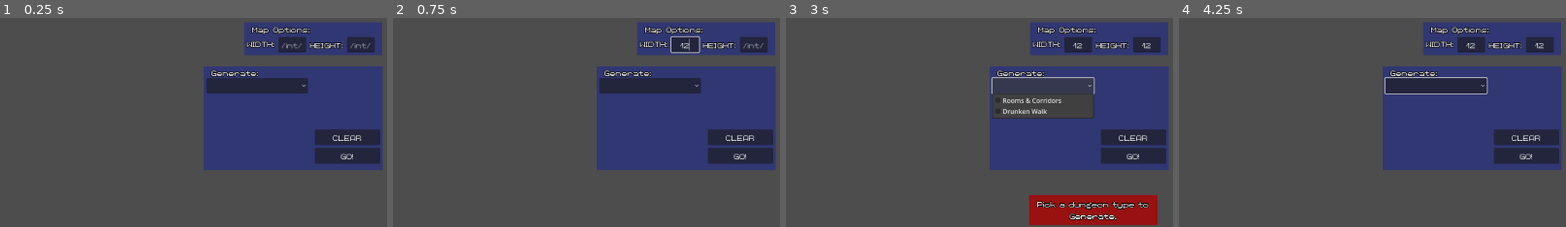
Above: before the commit, frames 1-4 (left to right).
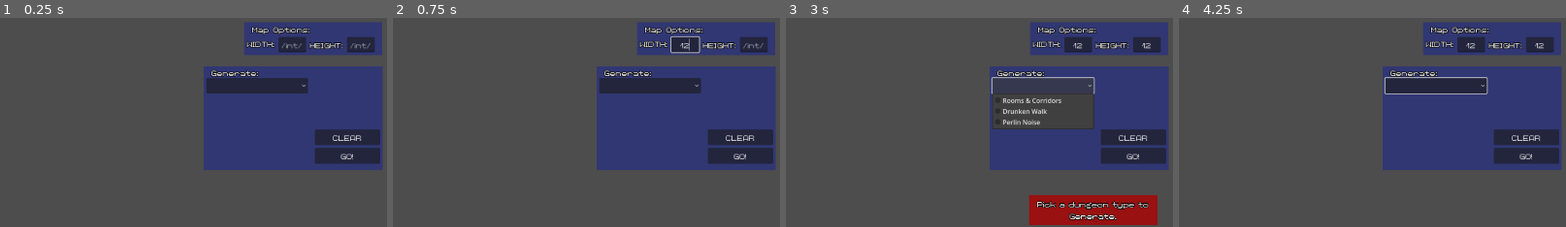
Above: after the commit, the same moments.

Repository: JPGFG/proc-gen
Game: Godot game, scene res://assets/scenes/game_map.tscn
Two runs of this game, one before a commit and one after it. Both use one fixed random seed, a clock stepped at 60 frames per second and the inputs below.
Inputs (mouse positions are % of the whole screen's width and height, from its top left):
- Up to frame 1 (0.25 s): no input
- Up to frame 2 (0.75 s): click (88, 7) at 0.52 s; type "12" at 0.6 s
- Up to frame 3 (3 s): click (97, 7) at 0.75 s; type "12" at 0.83 s; click "GO!" at 1.25 s; click "GO!" at 2 s; click (83, 17) at 2.75 s
- Up to frame 4 (4.25 s): tap X at 3.5 s; move the mouse to (72, 43) at 3.52 s; hold D (move_right) from 3.53 s (still down); hold Q (zoom_in) from 3.53 s (still down); click (72, 43) at 3.67 s
The pictures show only the part of the screen within x 50-100%, y 0-50%; the shares and areas given below are measured in that part.

The runs differ from the first frame. In frame 3, 1.3% of the frame differs, in the area x 53-80%, y 47-54%; in frame 4, nothing differs.

Commit message:
updates to cellular automata algorythm and implementation of perlin noise in UI

Diff:
--- a/assets/scenes/testing_scene.tscn
+++ b/assets/scenes/testing_scene.tscn
@@ -16,8 +16,8 @@
 
 [node name="Game" type="Node2D" node_paths=PackedStringArray("tileMap")]
 script = ExtResource("1_sqc05")
-width = 50
-height = 50
+width = 30
+height = 30
 tileMap = NodePath("TileMapLayer")
 
 [node name="TileMapLayer" type="TileMapLayer" parent="."]
--- a/assets/scenes/ui_overlay.tscn
+++ b/assets/scenes/ui_overlay.tscn
@@ -53,11 +53,13 @@
 offset_bottom = 66.0
 toggle_mode = false
 allow_reselect = true
-item_count = 2
+item_count = 3
 popup/item_0/text = "Rooms & Corridors"
 popup/item_0/id = 0
 popup/item_1/text = "Drunken Walk"
 popup/item_1/id = 1
+popup/item_2/text = "Perlin Noise"
+popup/item_2/id = 2
 
 [node name="GenerateButton" type="Button" parent="GenerationPanel"]
 layout_mode = 0
--- /dev/null
+++ b/scripts/dungeon-generators/CellularAutomataDungeonGenerator.gd
@@ -0,0 +1,80 @@
+class_name CellularAutomataDungeonGenerator
+extends DungeonGenerator
+
+
+# float values 0.0 - 1.0
+var place_threshold : float
+var survival_threshold: int
+var birth_threshold: int
+var desired_generations: int
+
+
+func _init(_game_map: GameMap, _place_threshold : float, _survival_threshold: int, _birth_threshold: int, _desired_generations : int):
+	gameMap = _game_map
+	place_threshold = _place_threshold
+	survival_threshold = _survival_threshold
+	birth_threshold = _birth_threshold
+	desired_generations = _desired_generations
+
+func genDungeon():
+
+	# World Setup
+	for x in range(1, gameMap.map_w - 1):
+		for y in range(1, gameMap.map_h - 1):
+			var placement_chance = randf_range(0, 1)
+			if placement_chance <= place_threshold:
+				gameMap.map[x][y] = FloorCell.new(x, y)
+			else:
+				gameMap.map[x][y] = WallCell.new(x, y)
+
+	# Begin Game of Life
+	for current_generation in range(desired_generations):
+		for x in range(1, gameMap.map_w - 1):
+			for y in range(1, gameMap.map_h - 1):
+				var live_neighbors = getLiveNeighbors(gameMap.map[x][y])
+				if gameMap.map[x][y] is FloorCell: # ALIVE
+					if live_neighbors <= survival_threshold:
+						gameMap.map[x][y] = WallCell.new(x, y)
+				else: # IF WALLCELL (DEAD)
+					if live_neighbors >= birth_threshold:
+						gameMap.map[x][y] = FloorCell.new(x, y)
+
+
+func getLiveNeighbors(_cell : MapCell) -> int:
+	var live_neighbors : int = 0
+	var pos = _cell.position
+	for i in range(1, 8):
+		match i:
+			1:
+				# UP
+				if (gameMap.map[pos.x][pos.y + -1] is FloorCell):
+					live_neighbors += 1
+			2:
+				# DOWN
+				if (gameMap.map[pos.x][pos.y + 1] is FloorCell):
+					live_neighbors += 1
+			3:
+				# LEFT
+				if (gameMap.map[pos.x - 1][pos.y] is FloorCell):
+					live_neighbors += 1
+			4:
+				# RIGHT
+				if (gameMap.map[pos.x + 1][pos.y] is FloorCell):
+					live_neighbors += 1
+			5:
+				# UP-RIGHT
+				if (gameMap.map[pos.x - 1][pos.y + 1] is FloorCell):
+					live_neighbors += 1
+			6:
+				# UP-LEFT
+				if (gameMap.map[pos.x -1][pos.y - 1] is FloorCell):
+					live_neighbors += 1
+			7:
+				# DOWN-LEFT
+				if (gameMap.map[pos.x - 1][pos.y + 1] is FloorCell):
+					live_neighbors += 1
+			8:
+				# DOWN-RIGHT
+				if (gameMap.map[pos.x + 1][pos.y + 1] is FloorCell):
+					live_neighbors += 1
+	return live_neighbors
--- a/scripts/dungeon-generators/PerlinNoiseDungeonGenerator.gd
+++ b/scripts/dungeon-generators/PerlinNoiseDungeonGenerator.gd
@@ -1,19 +1,23 @@
 class_name PerlinNoiseDungeonGenerator
 extends DungeonGenerator
 
+# This is a dungeon generator based upon the use of Perlin Noise.
+# This simple dungeon generator was completed on 10/12/25.
+# Written by JP Green at Columbia University.
+
 var noiseGenerator : FastNoiseLite
 
-func _init(_game_map: GameMap, _seed : int = randi(), _fequency: float = 0.01):
+func _init(_game_map: GameMap, _seed : int = randi(), _fequency: float = 0.01, _fractal_octaves: int = 4, _fractal_lacunarity : float = 2.0, _fractal_gain: float = 0.5):
 	gameMap = _game_map
 	noiseGenerator = FastNoiseLite.new()
 	noiseGenerator.noise_type = noiseGenerator.NoiseType.TYPE_PERLIN
 	noiseGenerator.seed = _seed
 	noiseGenerator.frequency = _fequency
+	noiseGenerator.fractal_octaves = _fractal_octaves
+	noiseGenerator.fractal_lacunarity = _fractal_lacunarity
+	noiseGenerator.fractal_gain = _fractal_gain
 
-	# Export these values to UI
-	noiseGenerator.fractal_octaves = 4
-	noiseGenerator.fractal_lacunarity = 2.0
-	noiseGenerator.fractal_gain = 0.5
+	# Submit as magic number
 	noiseGenerator.fractal_weighted_strength = 0.0
 
 
--- a/scripts/handlers/GenerationHandler.gd
+++ b/scripts/handlers/GenerationHandler.gd
@@ -1,7 +1,7 @@
 class_name GenerationHandler
 extends Control
 
-enum dungeonType {RECT_CORRIDOR, DRUNKEN_WALK}
+enum dungeonType {RECT_CORRIDOR, DRUNKEN_WALK, PERLIN_NOISE}
 var generatorChoice = dungeonType
 var dungeonGenerators := []
 
@@ -32,6 +32,7 @@
 	match index:
 		0: generatorChoice = dungeonType.RECT_CORRIDOR
 		1: generatorChoice = dungeonType.DRUNKEN_WALK
+		2: generatorChoice = dungeonType.PERLIN_NOISE
 	setupGenUI(generatorChoice)
 
 func generate():
@@ -53,6 +54,15 @@
 			_dungeonGenerator = DrunkWalkDungeonGenerator.new(_game_map, _steps, _walkers)
 			_dungeonGenerator.genDungeon()
 			bakeMap(_game_map)
+		dungeonType.PERLIN_NOISE:
+			var _frequency : float = float(inputOptionArray[0].inputField.text)
+			var _fractal_octaves : int = int(inputOptionArray[1].inputField.text)
+			var _fractal_lacunarity : float = float(inputOptionArray[2].inputField.text)
+			var _fractal_gain : float = float(inputOptionArray[3].inputField.text)
+
+			_dungeonGenerator = PerlinNoiseDungeonGenerator.new(_game_map, randi(), _frequency, _fractal_octaves, _fractal_lacunarity, _fractal_gain)
+			_dungeonGenerator.genDungeon()
+			bakeMap(_game_map)
 
 func setupGenUI(type:dungeonType):
 	match type:
@@ -62,6 +72,9 @@
 		dungeonType.DRUNKEN_WALK:
 			clearOptionUI()
 			handle_dw_generation()
+		dungeonType.PERLIN_NOISE:
+			clearOptionUI()
+			handle_pn_generation()
 
 func clearOptionUI():
 	for option in inputOptionArray:
@@ -78,9 +91,18 @@
 	add_input_option("Max Room Width")
 	add_input_option("Max Room Height")
 
-func add_input_option(_display_text: String):
+func handle_pn_generation():
+	add_input_option("Frequency", 1)
+	add_input_option("Octaves")
+	add_input_option("Lacunarity", 1)
+	add_input_option("Gain", 1)
+
+# type 0 == int, type 1 == float
+func add_input_option(_display_text: String, type : int = 0):
 	var option = inputOption.instantiate() as InputOption
 	option.displayText.text = _display_text
+	if type == 1:
+		option.inputField.placeholder_text = "/flt/"
 	inputOptionContainer.add_child(option)
 	inputOptionArray.append(option)
 
--- a/scripts/handlers/Initializer.gd
+++ b/scripts/handlers/Initializer.gd
@@ -5,12 +5,6 @@
 @export_category("Game Map Settings")
 @export var width: int
 @export var height: int
-
-@export_category("Rectangle Dungeon Generator Settings")
-@export var maxRooms:int
-@export var minRooms:int
-@export var maxRoomHeight:int
-@export var maxRoomWidth:int
 
 @export_category("TileMap Settings")
 @export var tileMap : TileMapLayer
@@ -20,14 +14,13 @@
 
 
 func _ready():
-
+	var dungeonGenerator: DungeonGenerator
 	gameMap = GameMap.new(width, height)
-	@warning_ignore("unused_variable")
-	var dungeonGenerator = PerlinNoiseDungeonGenerator.new(gameMap)
 	# Testing Zone #
 	# Initialize your dungeonGenerator then render the map, final test is baking.
+	dungeonGenerator = CellularAutomataDungeonGenerator.new(gameMap, 0.8, 4, 4, 1)
+
 	dungeonGenerator.genDungeon()
-
 	# Testing Zone #
 
 	gameMap.render()
Not shown: 2 places in assets/scenes/game_map.tscn that only renumber resources
Not shown, added: scripts/dungeon-generators/CellularAutomataDungeonGenerator.gd.uid
